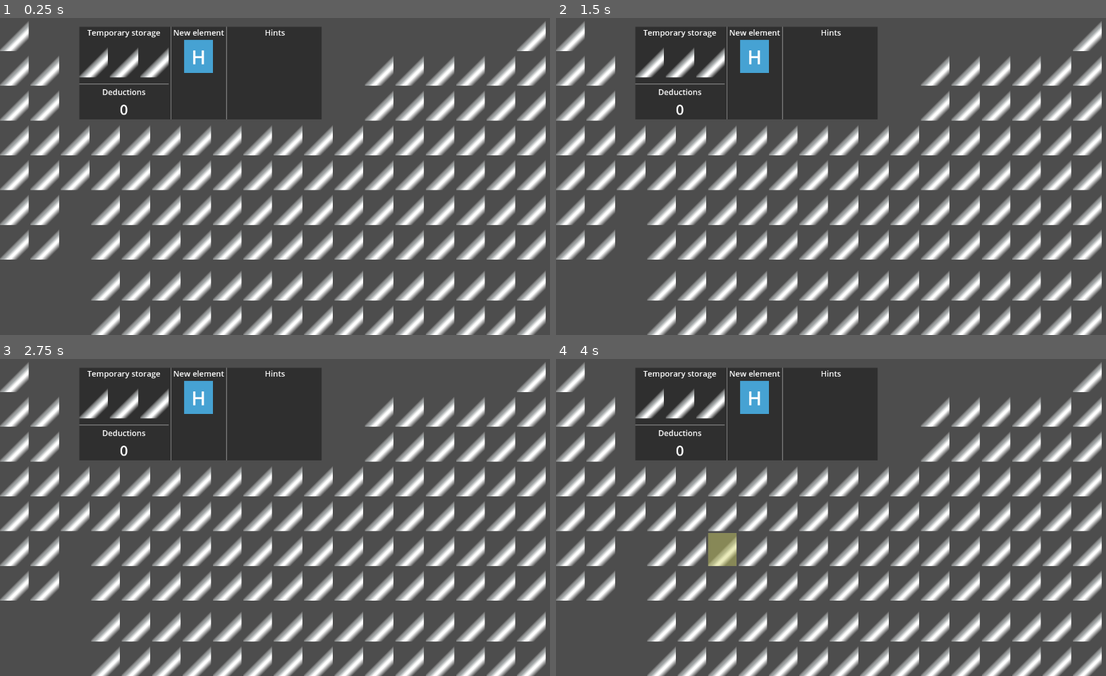
Above: before the commit, frames 1-4 (two rows, left to right).
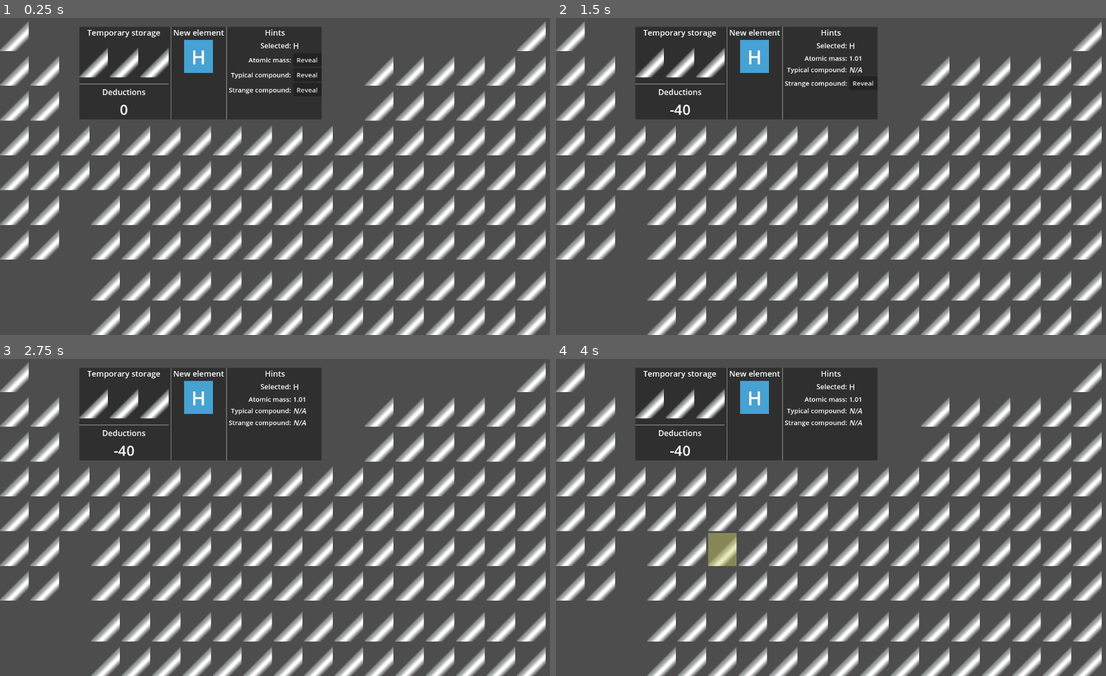
Above: after the commit, the same moments.

Repository: nicemicro/periodic-quiz
Game: Godot game, scene res://p_table/match_game.tscn
Same seed, same stepped clock (60 frames per second), same inputs: the game is played once before the commit and once after it. This scene is started directly instead of the project's main scene.
Inputs (mouse positions are in pixels of both pictures, inside the frame that each line leads up to):
- Up to frame 1 (0.25 s): no input
- Up to frame 2 (1.5 s): click (864, 59) at 0.5 s, where only the run after the commit has a clickable "Reveal"; click (864, 71) at 1.25 s, where only the run after the commit has a clickable "Reveal"
- Up to frame 3 (2.75 s): click (308, 425) at 2 s, where only the run after the commit has a clickable "Reveal"
- Up to frame 4 (4 s): tap Enter at 2.75 s; move the mouse to (754, 397) at 2.77 s; click (754, 397) at 2.92 s; tap Space at 3.5 s; move the mouse to (726, 533) at 3.52 s; click (726, 533) at 3.67 s

The runs differ from the first frame. In frame 1, 0.4% of the frame differs, in the area x 41-58%, y 7-24%; in frame 2, 0.4%, in the area x 20-58%, y 7-31%; in frame 3, 0.4%; in frame 4, 0.4%.

Commit message:
hints can be displayed for the elements

Diff:
--- a/src/p_table/all_elements.tscn
+++ b/src/p_table/all_elements.tscn
@@ -17,6 +17,7 @@
 [node name="H" parent="." instance=ExtResource("1_rggk7")]
 layout_mode = 2
 _symbol = "H"
+_relativeAtomicMass = 1.01
 
 [node name="He" parent="." instance=ExtResource("1_rggk7")]
 layout_mode = 2
@@ -24,31 +25,39 @@
 [node name="Li" parent="." instance=ExtResource("1_rggk7")]
 layout_mode = 2
 _symbol = "Li"
+_relativeAtomicMass = 6.94
 
 [node name="Be" parent="." instance=ExtResource("1_rggk7")]
 layout_mode = 2
 _symbol = "Be"
+_relativeAtomicMass = 9.01
 
 [node name="B" parent="." instance=ExtResource("1_rggk7")]
 layout_mode = 2
 _symbol = "B"
+_relativeAtomicMass = 10.81
 
 [node name="C" parent="." instance=ExtResource("1_rggk7")]
 layout_mode = 2
 _symbol = "C"
+_relativeAtomicMass = 12.01
 
 [node name="N" parent="." instance=ExtResource("1_rggk7")]
 layout_mode = 2
 _symbol = "N"
+_relativeAtomicMass = 14.01
 
 [node name="O" parent="." instance=ExtResource("1_rggk7")]
 layout_mode = 2
 _symbol = "O"
+_relativeAtomicMass = 16.0
 
 [node name="F" parent="." instance=ExtResource("1_rggk7")]
 layout_mode = 2
 _symbol = "F"
+_relativeAtomicMass = 19.0
 
 [node name="Ne" parent="." instance=ExtResource("1_rggk7")]
 layout_mode = 2
 _symbol = "Ne"
+_relativeAtomicMass = 20.18
--- a/src/p_table/element.gd
+++ b/src/p_table/element.gd
@@ -1,6 +1,7 @@
 extends CenterContainer
 
 @export var _symbol: String = "He"
+@export var _relativeAtomicMass: float = 4.00
 
 var _elementLoc: int = -1
 
@@ -11,12 +12,28 @@
 
 var clickPos: Vector2 = Vector2(0, 0)
 var ghosting: bool = false
+var revealedHints: Dictionary = {}
 
 signal dropped
 
 func _ready():
 	symbolLabel.text = _symbol
 	ghostLabel.text = _symbol
+
+func getOpenedInfo() -> Dictionary:
+	var retDict: Dictionary = revealedHints.duplicate()
+	retDict["symbol"] = _symbol
+	return retDict
+
+func getHint(hintName) -> String:
+	var response: String = ""
+	match hintName:
+		"Atomic mass":
+			response = "%.2f" % _relativeAtomicMass
+			revealedHints[hintName] = response
+		_:
+			revealedHints[hintName] = ""
+	return response
 
 func setLoc(elementLoc):
 	assert(_elementLoc == -1, "Shouldn't set element location again once set")
@@ -38,6 +55,6 @@
 			ghosting = false
 			mouseGhost.visible = false
 			mouseGhost.position = Vector2(0, 0)
-			emit_signal("dropped")
+			dropped.emit()
 	if ghosting and event is InputEventMouseMotion:
 		mouseGhost.position = event.global_position - clickPos
--- a/src/p_table/element_place.gd
+++ b/src/p_table/element_place.gd
@@ -22,7 +22,7 @@
 		return
 	active = true
 	activeColor.visible = true
-	emit_signal("activate")
+	activate.emit()
 
 func _on_mouse_exited():
 	if not active or elementParent.get_child_count() > 0:
@@ -32,4 +32,4 @@
 func deactivation():
 	active = false
 	activeColor.visible = false
-	emit_signal("deactivate")
+	deactivate.emit()
--- /dev/null
+++ b/src/p_table/hint_box.gd
@@ -0,0 +1,37 @@
+extends VBoxContainer
+
+@onready var elementSymbol = $InfoGrid/Symbol
+@onready var infoGrid = $InfoGrid
+var hintList: Dictionary = {}
+signal hintOpened(hintName)
+
+func setPenaltyNumbers(newPenaltyNumbers: Dictionary):
+	var revealerScene = load("res://p_table/hint_revealer.tscn")
+	var revealerNode: Control
+	var labelNode: Label
+	for hintName in newPenaltyNumbers:
+		labelNode = Label.new()
+		labelNode.text = hintName + ":"
+		labelNode.horizontal_alignment = HORIZONTAL_ALIGNMENT_RIGHT
+		labelNode.add_theme_font_size_override("font_size", 15)
+		infoGrid.add_child(labelNode)
+		revealerNode = revealerScene.instantiate()
+		revealerNode.setPenalty(newPenaltyNumbers[hintName])
+		revealerNode.revealPressed.connect(revealHintPressed.bind(hintName))
+		hintList[hintName] = revealerNode
+		infoGrid.add_child(revealerNode)
+
+func revealHintPressed(hintName):
+	hintOpened.emit(hintName)
+
+func revealHint(hintName, value):
+	hintList[hintName].revealInfo(value)
+
+func elementSelected(elementNode: Control):
+	var hints: Dictionary = elementNode.getOpenedInfo()
+	elementSymbol.text = hints["symbol"]
+	for hintType in hintList.keys():
+		if hintType in hints.keys():
+			hintList[hintType].revealInfo(hints[hintType])
+		else:
+			hintList[hintType].hideInfo()
--- /dev/null
+++ b/src/p_table/hint_box.tscn
@@ -0,0 +1,29 @@
+[gd_scene load_steps=2 format=3 uid="uid://dkwdswb7kpvdd"]
+
+[ext_resource type="Script" path="res://p_table/hint_box.gd" id="1_k62aq"]
+
+[node name="HintBox" type="VBoxContainer"]
+size_flags_horizontal = 3
+script = ExtResource("1_k62aq")
+
+[node name="TopLabel" type="Label" parent="."]
+layout_mode = 2
+text = "Hints"
+horizontal_alignment = 1
+
+[node name="InfoGrid" type="GridContainer" parent="."]
+layout_mode = 2
+columns = 2
+
+[node name="Label" type="Label" parent="InfoGrid"]
+layout_mode = 2
+size_flags_horizontal = 3
+theme_override_font_sizes/font_size = 16
+text = "Selected:"
+horizontal_alignment = 2
+
+[node name="Symbol" type="Label" parent="InfoGrid"]
+layout_mode = 2
+size_flags_horizontal = 3
+theme_override_font_sizes/font_size = 18
+text = "<nothing>"
--- /dev/null
+++ b/src/p_table/hint_revealer.gd
@@ -0,0 +1,30 @@
+extends MarginContainer
+
+@onready var infoText = $Info
+@onready var button = $Button
+var penalty: int = 0
+
+signal revealPressed
+
+func _ready():
+	button.tooltip_text = "Penalty: " + str(penalty)
+
+func setPenalty(newPenalty: int):
+	penalty = newPenalty
+	if button != null:
+		button.tooltip_text = "Penalty: " + str(penalty)
+
+func revealInfo(info: String):
+	button.hide()
+	if info == "":
+		info = "[i]N/A[/i]"
+	infoText.text = info
+	infoText.show()
+
+func hideInfo():
+	button.show()
+	infoText.text = ""
+	infoText.hide()
+
+func _on_button_pressed():
+	revealPressed.emit()
--- /dev/null
+++ b/src/p_table/hint_revealer.tscn
@@ -0,0 +1,31 @@
+[gd_scene load_steps=2 format=3 uid="uid://k77w117it0k7"]
+
+[ext_resource type="Script" path="res://p_table/hint_revealer.gd" id="1_mdokr"]
+
+[node name="HintRevealer" type="MarginContainer"]
+anchors_preset = 15
+anchor_right = 1.0
+anchor_bottom = 1.0
+grow_horizontal = 2
+grow_vertical = 2
+size_flags_horizontal = 3
+size_flags_vertical = 3
+script = ExtResource("1_mdokr")
+
+[node name="Info" type="RichTextLabel" parent="."]
+visible = false
+custom_minimum_size = Vector2(30, 0)
+layout_mode = 2
+theme_override_font_sizes/normal_font_size = 15
+bbcode_enabled = true
+text = "00000"
+fit_content = true
+deselect_on_focus_loss_enabled = false
+drag_and_drop_selection_enabled = false
+
+[node name="Button" type="Button" parent="."]
+layout_mode = 2
+theme_override_font_sizes/font_size = 15
+text = "Reveal"
+
+[connection signal="pressed" from="Button" to="." method="_on_button_pressed"]
--- a/src/p_table/match_game.gd
+++ b/src/p_table/match_game.gd
@@ -8,24 +8,37 @@
 @onready var gameBlocker = $Blocker
 @onready var scoreLabel = %Score
 @onready var matchesLabel = %Matches
+@onready var hintBox = $GamePanel/Columns/HintBox
 var activeStorage: CenterContainer = null
 var score: int = 0
+var hintPenalties: Dictionary = {
+	"Atomic mass": -40,
+	"Typical compound": -15,
+	"Strange compound": -10
+}
+var selectedElement: Container = null
 
 func _ready():
 	addElement()
 	for storage in storagePoints.get_children():
 		storage.activate.connect(storageActivated.bind(storage))
 		storage.deactivate.connect(storageDeactivated.bind(storage))
+	hintBox.setPenaltyNumbers(hintPenalties)
 
 func addElement():
 	var elementNode: Control = allElements.giveRandomElement()
 	if elementNode == null:
 		return
+	selectedElement = elementNode
+	hintBox.elementSelected(elementNode)
 	elementNode.dropped.connect(elementDropped.bind(elementNode))
 	spawningPlace.add_child(elementNode)
 
 func elementDropped(elementNode):
 	var toAdd: bool = (elementNode in spawningPlace.get_children())
+	#Handle the element being selected
+	selectedElement = elementNode
+	hintBox.elementSelected(elementNode)
 	#Check if the element is moved from the temporary place or spawn point
 	if not elementNode in (spawningPlace.get_children()):
 		var inStorage: bool = false
@@ -66,6 +79,13 @@
 	else:
 		assert(false, "Something went wrong")
 
+func _on_hint_box_hint_opened(hintName):
+	var hint: String = selectedElement.getHint(hintName)
+	if hint != "":
+		score += hintPenalties[hintName]
+		deductionLabel.text = str(score)
+	hintBox.revealHint(hintName, hint)
+
 func finishGame():
 	var matchedElements: int = pTable.checkElements()
 	score += matchedElements * 100
--- a/src/p_table/match_game.tscn
+++ b/src/p_table/match_game.tscn
@@ -1,10 +1,11 @@
-[gd_scene load_steps=6 format=3 uid="uid://b7lil0i2q12bx"]
+[gd_scene load_steps=7 format=3 uid="uid://b7lil0i2q12bx"]
 
 [ext_resource type="Theme" uid="uid://cwmvssyycl315" path="res://theme/periodic_table.tres" id="1_axefy"]
 [ext_resource type="Script" path="res://p_table/match_game.gd" id="1_hmqyt"]
 [ext_resource type="PackedScene" uid="uid://cqj7e87qg21iy" path="res://p_table/p_table.tscn" id="1_tn1os"]
 [ext_resource type="PackedScene" uid="uid://demxfooudcg4y" path="res://p_table/all_elements.tscn" id="2_02f2v"]
 [ext_resource type="PackedScene" uid="uid://d457mukcsa8n" path="res://p_table/element_place.tscn" id="2_y80xu"]
+[ext_resource type="PackedScene" uid="uid://dkwdswb7kpvdd" path="res://p_table/hint_box.tscn" id="6_d2goi"]
 
 [node name="MatchGame" type="Control"]
 layout_mode = 3
@@ -112,14 +113,8 @@
 layout_mode = 2
 color = Color(0.482353, 0.482353, 0.482353, 1)
 
-[node name="HintBox" type="VBoxContainer" parent="GamePanel/Columns"]
+[node name="HintBox" parent="GamePanel/Columns" instance=ExtResource("6_d2goi")]
 layout_mode = 2
-size_flags_horizontal = 3
-
-[node name="Label" type="Label" parent="GamePanel/Columns/HintBox"]
-layout_mode = 2
-text = "Hints"
-horizontal_alignment = 1
 
 [node name="Blocker" type="ColorRect" parent="."]
 visible = false
@@ -179,3 +174,5 @@
 unique_name_in_owner = true
 layout_mode = 2
 text = "0"
+
+[connection signal="hintOpened" from="GamePanel/Columns/HintBox" to="." method="_on_hint_box_hint_opened"]
